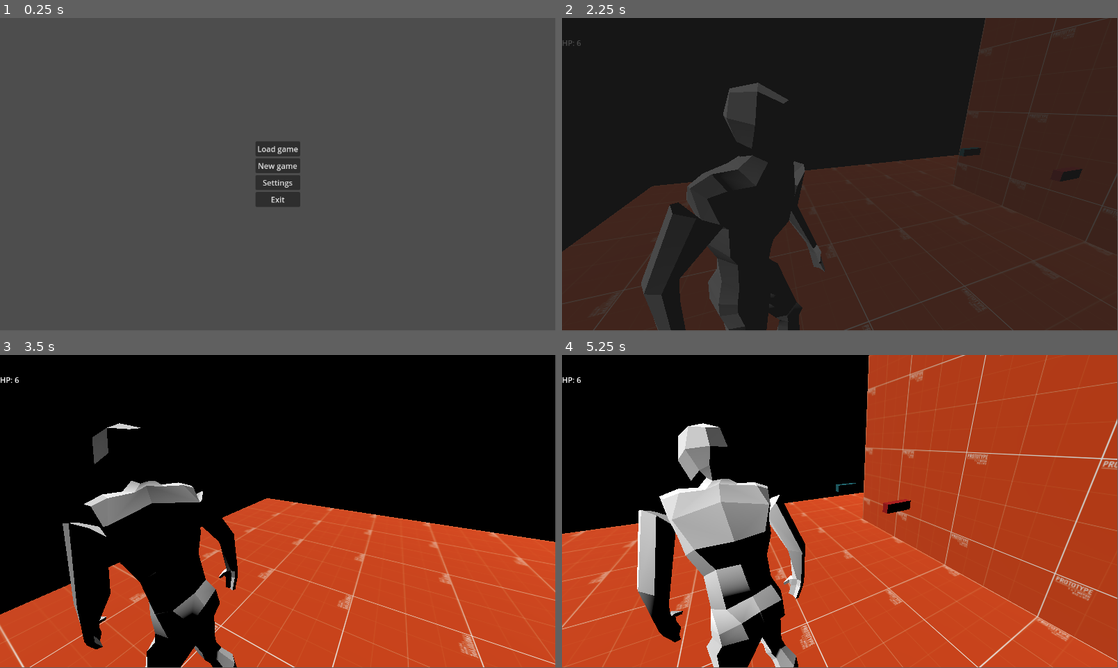
Above: before the commit, frames 1-4 (two rows, left to right).
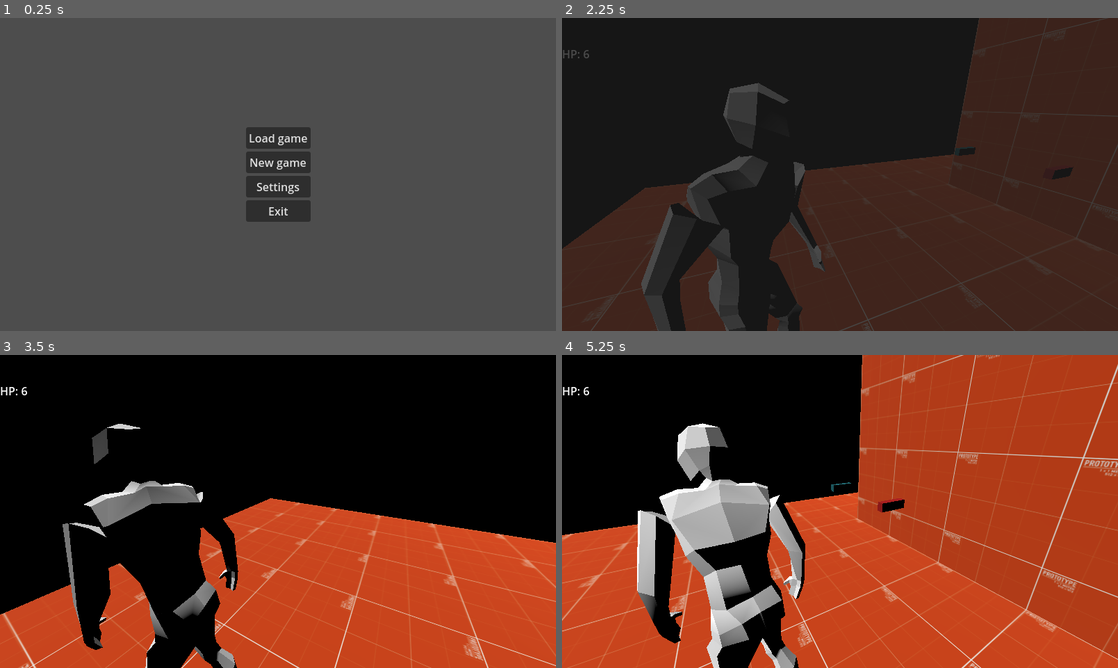
Above: after the commit, the same moments.

Repository: Vosnov/GD_APrototype
Game: Godot game, scene res://Scenes/Menu/main_menu.tscn
Two runs of this game, one before a commit and one after it. Both use one fixed random seed, a clock stepped at 60 frames per second and the inputs below. The engine's default icon, where the game draws it, is replaced by a stand-in: a white triangle on a blue panel in a dark square.
Inputs (mouse positions are in pixels of both pictures, inside the frame that each line leads up to):
- Up to frame 1 (0.25 s): no input
- Up to frame 2 (2.25 s): click "New game" at 0.5 s; click "New game" at 1.25 s; tap Enter at 2 s; move the mouse to (867, 171) at 2.02 s; hold D (right) from 2.03 s (still down); tap S (bottom) at 2.1 s
- Up to frame 3 (3.5 s): tap W (top) at 2.3, 2.85 s; move the mouse to (250, 511) at 2.77 s; release D (right) at 2.78 s; hold A (left) from 2.78 s (still down); tap S (bottom) at 3.05 s
- Up to frame 4 (5.25 s): move the mouse to (851, 505) at 3.52 s; release A (left) at 3.53 s; hold D (right) 3.53-5.03 s; tap E (action) at 3.6 s; tap W (top) at 3.8 s; move the mouse to (834, 514) at 4.27 s; right-click (834, 514) at 4.35 s; tap S (bottom) at 4.55, 5.1 s; move the mouse to (878, 514) at 5.02 s; hold A (left) from 5.03 s (still down)
In our replay, the window is 799x449 before the commit and 800x450 after it. These sizes can differ from the game's own. Grey fills any space a smaller window leaves; there, only what the larger window draws over its background counts as a difference.

The runs differ from the first frame. In frame 1, 2.2% of the frame differs, in the area x 44-56%, y 34-66%; in frame 2, 1.5%; in frame 3, 3.5%; in frame 4, 6.8%, in the area x 0-100%, y 0-100%.

Commit message:
settings ui

Diff:
--- /dev/null
+++ b/Nodes/UI/range_ui.tscn
@@ -0,0 +1,66 @@
+[gd_scene load_steps=2 format=3 uid="uid://do8vqnqm32rj5"]
+
+[sub_resource type="GDScript" id="GDScript_wercy"]
+script/source = "extends HBoxContainer
+
+@export var IS_PERCENT = false
+@export var SETTINGS_SECTION: String
+@export var SETTINGS_KEY: String
+
+@onready var percentage = $Percentage
+@onready var h_slider = $HSlider
+
+func _ready():
+	var config = SettingsSave.get_config()
+	h_slider.value = config.get_value(SETTINGS_SECTION, SETTINGS_KEY, h_slider.value)
+	_on_h_slider_value_changed(h_slider.value)
+
+func reset():
+	_ready()
+
+func _on_h_slider_value_changed(value):
+	Events.settings_change.emit()
+	if SETTINGS_KEY != null && SETTINGS_SECTION != null:
+		var config = SettingsSave.get_config()
+		config.set_value(SETTINGS_SECTION, SETTINGS_KEY, value)
+
+	if IS_PERCENT:
+		percentage.text = str(calc_percent(value), '%')
+	else:
+		percentage.text = str(value)
+
+func calc_percent(value: float):
+	var _range = h_slider.max_value - h_slider.min_value
+	return ceili((value - h_slider.min_value) / _range * 100)
+"
+
+[node name="RangeUI" type="HBoxContainer" groups=["can_reset"]]
+anchors_preset = 15
+anchor_right = 1.0
+anchor_bottom = 1.0
+grow_horizontal = 2
+grow_vertical = 2
+script = SubResource("GDScript_wercy")
+SETTINGS_SECTION = "Control"
+SETTINGS_KEY = "mouse"
+
+[node name="Label" type="Label" parent="."]
+custom_minimum_size = Vector2(80, 0)
+layout_mode = 2
+text = "Master
+"
+horizontal_alignment = 2
+
+[node name="HSlider" type="HSlider" parent="."]
+custom_minimum_size = Vector2(300, 0)
+layout_mode = 2
+size_flags_horizontal = 3
+size_flags_vertical = 4
+
+[node name="Percentage" type="Label" parent="."]
+custom_minimum_size = Vector2(50, 0)
+layout_mode = 2
+text = "0"
+clip_text = true
+
+[connection signal="value_changed" from="HSlider" to="." method="_on_h_slider_value_changed"]
--- /dev/null
+++ b/Nodes/UI/settings_ui.tscn
@@ -0,0 +1,363 @@
+[gd_scene load_steps=8 format=3 uid="uid://cq031hijcq0gv"]
+
+[ext_resource type="PackedScene" uid="uid://n6b5jqbuuxx4" path="res://Nodes/UI/accept_ui.tscn" id="1_57do8"]
+[ext_resource type="PackedScene" uid="uid://do8vqnqm32rj5" path="res://Nodes/UI/range_ui.tscn" id="2_i64sh"]
+[ext_resource type="PackedScene" uid="uid://c35n1fbi4mad4" path="res://Nodes/UI/custom_button_ui.tscn" id="3_sawli"]
+
+[sub_resource type="GDScript" id="GDScript_d4sa8"]
+script/source = "extends Control
+
+@export var ACCEPT_UI: PackedScene
+@export var ACCEPT_SAVE_MESSAGE: String
+@export var ACCPET_DEFAULT_MESSAGE: String
+
+signal on_back()
+
+@onready var accept = $VBoxContainer/HBoxContainer/Accept
+
+func _ready():
+	accept.visible = false
+	Events.settings_change.connect(func(): accept.visible = true)
+
+func _on_accept_button_down():
+	var accept_ui = ACCEPT_UI.instantiate() as AcceptUI
+	accept_ui.MESSAGE = ACCEPT_SAVE_MESSAGE
+	add_child(accept_ui)
+	accept_ui.accept.connect(save)
+
+func _on_back_button_down():
+	on_back.emit()
+
+func _on_by_default_button_down():
+	var accept_ui = ACCEPT_UI.instantiate() as AcceptUI
+	accept_ui.MESSAGE = ACCPET_DEFAULT_MESSAGE
+	add_child(accept_ui)
+	accept_ui.accept.connect(reset_to_default)
+
+func reset_to_default():
+	SettingsSave.save_settings_by_default()
+
+	for node in get_tree().get_nodes_in_group('can_reset'):
+		if node.has_method('reset'):
+			node.call('reset')
+
+	accept.visible = false
+
+func save():
+	SettingsSave.save_settings()
+	accept.visible = false
+"
+
+[sub_resource type="GDScript" id="GDScript_a5ph4"]
+script/source = "extends TabContainer
+
+@export var TAB_TITLES: Array[String] = []
+
+func _ready():
+	if TAB_TITLES.size() != get_tab_count():
+		printerr('Check TAB_TITLES')
+		return
+
+	for index in get_tab_count():
+		set_tab_title(index, TAB_TITLES[index])
+"
+
+[sub_resource type="GDScript" id="GDScript_x6c3u"]
+script/source = "extends VBoxContainer
+
+var langs: Dictionary = {
+	0: {
+		'text': 'Rus',
+		'value': 'ru'
+	},
+	1: {
+		'text': 'Eng',
+		'value': 'en'
+	},
+}
+
+@onready var lang = $HBoxContainer/Lang
+
+func _ready():
+	lang.clear()
+
+	for key in langs:
+		lang.add_item(langs[key].text, key)
+
+	for key in langs:
+		if langs[key].value == TranslationServer.get_locale():
+			lang.selected = key
+			break
+
+func reset():
+	_ready()
+
+func _on_lang_item_selected(index):
+	Events.settings_change.emit()
+	var config = SettingsSave.get_config()
+	config.set_value('Game', 'lang', langs[index].value)
+"
+
+[sub_resource type="GDScript" id="GDScript_ua6l1"]
+script/source = "extends VBoxContainer
+
+@onready var resolution = $Resolution
+@onready var full_screen = $FullScreen
+
+var resolutions: Dictionary = {
+	0: {
+		'text': '1920x1080',
+		'value': Vector2i(1920, 1080)
+	},
+	1: {
+		'text': '1280x720',
+		'value': Vector2i(1280, 720)
+	},
+	2: {
+		'text': '800x600',
+		'value': Vector2i(800, 600)
+	}
+}
+
+func _ready():
+	resolution.clear()
+	for key in resolutions:
+		resolution.add_item(resolutions[key].text, key)
+
+	full_screen.button_pressed = DisplayServer.window_get_mode() == DisplayServer.WINDOW_MODE_FULLSCREEN
+	for key in resolutions:
+		if resolutions[key].value == DisplayServer.window_get_size():
+			resolution.select(key)
+			break
+
+func reset():
+	_ready()
+
+func _on_resolution_item_selected(index):
+	Events.settings_change.emit()
+
+	var value = resolutions[index]
+	var config = SettingsSave.get_config()
+	config.set_value('Graphics', 'resolution', value.get('value'))
+
+func _on_full_screen_toggled(button_pressed):
+	Events.settings_change.emit()
+
+	var config = SettingsSave.get_config()
+	if button_pressed:
+		config.set_value('Graphics', 'fullscreen', DisplayServer.WINDOW_MODE_FULLSCREEN)
+	else:
+		config.set_value('Graphics', 'fullscreen', DisplayServer.WINDOW_MODE_WINDOWED)
+"
+
+[node name="SettingsUI" type="Control"]
+layout_mode = 3
+anchors_preset = 15
+anchor_right = 1.0
+anchor_bottom = 1.0
+grow_horizontal = 2
+grow_vertical = 2
+script = SubResource("GDScript_d4sa8")
+ACCEPT_UI = ExtResource("1_57do8")
+ACCEPT_SAVE_MESSAGE = "Save settings?"
+ACCPET_DEFAULT_MESSAGE = "All settings set by default"
+
+[node name="VBoxContainer" type="VBoxContainer" parent="."]
+layout_mode = 1
+anchors_preset = 15
+anchor_right = 1.0
+anchor_bottom = 1.0
+grow_horizontal = 2
+grow_vertical = 2
+
+[node name="TabContainer" type="TabContainer" parent="VBoxContainer"]
+custom_minimum_size = Vector2(0, 100)
+layout_mode = 2
+size_flags_vertical = 3
+tab_alignment = 1
+script = SubResource("GDScript_a5ph4")
+TAB_TITLES = Array[String](["game", "control", "audio", "display"])
+
+[node name="Game" type="Control" parent="VBoxContainer/TabContainer"]
+layout_mode = 2
+
+[node name="VBoxContainer" type="VBoxContainer" parent="VBoxContainer/TabContainer/Game" groups=["can_reset"]]
+layout_mode = 1
+anchors_preset = 8
+anchor_left = 0.5
+anchor_top = 0.5
+anchor_right = 0.5
+anchor_bottom = 0.5
+offset_left = -20.0
+offset_top = -20.0
+offset_right = 20.0
+offset_bottom = 20.0
+grow_horizontal = 2
+grow_vertical = 2
+script = SubResource("GDScript_x6c3u")
+
+[node name="HBoxContainer" type="HBoxContainer" parent="VBoxContainer/TabContainer/Game/VBoxContainer"]
+layout_mode = 2
+
+[node name="Label" type="Label" parent="VBoxContainer/TabContainer/Game/VBoxContainer/HBoxContainer"]
+layout_mode = 2
+text = "Language"
+
+[node name="Lang" type="OptionButton" parent="VBoxContainer/TabContainer/Game/VBoxContainer/HBoxContainer"]
+layout_mode = 2
+item_count = 2
+selected = 0
+popup/item_0/text = "Rus"
+popup/item_0/id = 0
+popup/item_1/text = "Eng"
+popup/item_1/id = 1
+
+[node name="Control" type="Control" parent="VBoxContainer/TabContainer"]
+visible = false
+layout_mode = 2
+
+[node name="RangeUI" parent="VBoxContainer/TabContainer/Control" instance=ExtResource("2_i64sh")]
+layout_mode = 1
+anchors_preset = 8
+anchor_left = 0.5
+anchor_top = 0.5
+anchor_right = 0.5
+anchor_bottom = 0.5
+offset_left = -179.0
+offset_top = -13.0
+offset_right = 179.0
+offset_bottom = 13.0
+
+[node name="Label" parent="VBoxContainer/TabContainer/Control/RangeUI" index="0"]
+text = "Mouse
+"
+
+[node name="HSlider" parent="VBoxContainer/TabContainer/Control/RangeUI" index="1"]
+min_value = 0.01
+max_value = 4.0
+step = 0.01
+value = 1.0
+
+[node name="Audio" type="Control" parent="VBoxContainer/TabContainer"]
+visible = false
+layout_mode = 2
+
+[node name="VBoxContainer" type="VBoxContainer" parent="VBoxContainer/TabContainer/Audio"]
+layout_mode = 1
+anchors_preset = 8
+anchor_left = 0.5
+anchor_top = 0.5
+anchor_right = 0.5
+anchor_bottom = 0.5
+offset_left = -20.0
+offset_top = -20.0
+offset_right = 20.0
+offset_bottom = 20.0
+grow_horizontal = 2
+grow_vertical = 2
+
+[node name="RangeUI" parent="VBoxContainer/TabContainer/Audio/VBoxContainer" instance=ExtResource("2_i64sh")]
+layout_mode = 2
+IS_PERCENT = true
+SETTINGS_SECTION = "Audio"
+SETTINGS_KEY = "0"
+
+[node name="HSlider" parent="VBoxContainer/TabContainer/Audio/VBoxContainer/RangeUI" index="1"]
+min_value = -30.0
+max_value = 10.0
+
+[node name="RangeUI2" parent="VBoxContainer/TabContainer/Audio/VBoxContainer" instance=ExtResource("2_i64sh")]
+layout_mode = 2
+IS_PERCENT = true
+SETTINGS_SECTION = "Audio"
+SETTINGS_KEY = "1"
+
+[node name="Label" parent="VBoxContainer/TabContainer/Audio/VBoxContainer/RangeUI2" index="0"]
+text = "Music
+"
+
+[node name="HSlider" parent="VBoxContainer/TabContainer/Audio/VBoxContainer/RangeUI2" index="1"]
+min_value = -30.0
+max_value = 10.0
+
+[node name="RangeUI3" parent="VBoxContainer/TabContainer/Audio/VBoxContainer" instance=ExtResource("2_i64sh")]
+layout_mode = 2
+IS_PERCENT = true
+SETTINGS_SECTION = "Audio"
+SETTINGS_KEY = "2"
+
+[node name="Label" parent="VBoxContainer/TabContainer/Audio/VBoxContainer/RangeUI3" index="0"]
+text = "FX
+"
+
+[node name="HSlider" parent="VBoxContainer/TabContainer/Audio/VBoxContainer/RangeUI3" index="1"]
+min_value = -30.0
+max_value = 10.0
+
+[node name="RangeUI4" parent="VBoxContainer/TabContainer/Audio/VBoxContainer" instance=ExtResource("2_i64sh")]
+layout_mode = 2
+IS_PERCENT = true
+SETTINGS_SECTION = "Audio"
+SETTINGS_KEY = "3"
+
+[node name="Label" parent="VBoxContainer/TabContainer/Audio/VBoxContainer/RangeUI4" index="0"]
+text = "UI"
+
+[node name="HSlider" parent="VBoxContainer/TabContainer/Audio/VBoxContainer/RangeUI4" index="1"]
+min_value = -30.0
+max_value = 10.0
+
+[node name="Display" type="Control" parent="VBoxContainer/TabContainer"]
+visible = false
+layout_mode = 2
+
+[node name="VBoxContainer" type="VBoxContainer" parent="VBoxContainer/TabContainer/Display" groups=["can_reset"]]
+layout_mode = 1
+anchors_preset = 8
+anchor_left = 0.5
+anchor_top = 0.5
+anchor_right = 0.5
+anchor_bottom = 0.5
+offset_left = -62.5
+offset_top = -50.5
+offset_right = 62.5
+offset_bottom = 50.5
+grow_horizontal = 2
+grow_vertical = 2
+script = SubResource("GDScript_ua6l1")
+
+[node name="Resolution" type="OptionButton" parent="VBoxContainer/TabContainer/Display/VBoxContainer"]
+layout_mode = 2
+
+[node name="FullScreen" type="CheckBox" parent="VBoxContainer/TabContainer/Display/VBoxContainer"]
+layout_mode = 2
+text = "FullScreen"
+
+[node name="HBoxContainer" type="HBoxContainer" parent="VBoxContainer"]
+layout_mode = 2
+size_flags_horizontal = 4
+
+[node name="Accept" parent="VBoxContainer/HBoxContainer" instance=ExtResource("3_sawli")]
+layout_mode = 2
+text = "Accept"
+
+[node name="ByDefault" parent="VBoxContainer/HBoxContainer" instance=ExtResource("3_sawli")]
+layout_mode = 2
+text = "By default"
+
+[node name="Back" parent="VBoxContainer/HBoxContainer" instance=ExtResource("3_sawli")]
+layout_mode = 2
+text = "Back"
+
+[connection signal="item_selected" from="VBoxContainer/TabContainer/Game/VBoxContainer/HBoxContainer/Lang" to="VBoxContainer/TabContainer/Game/VBoxContainer" method="_on_lang_item_selected"]
+[connection signal="item_selected" from="VBoxContainer/TabContainer/Display/VBoxContainer/Resolution" to="VBoxContainer/TabContainer/Display/VBoxContainer" method="_on_resolution_item_selected"]
+[connection signal="toggled" from="VBoxContainer/TabContainer/Display/VBoxContainer/FullScreen" to="VBoxContainer/TabContainer/Display/VBoxContainer" method="_on_full_screen_toggled"]
+[connection signal="button_down" from="VBoxContainer/HBoxContainer/Accept" to="." method="_on_accept_button_down"]
+[connection signal="button_down" from="VBoxContainer/HBoxContainer/ByDefault" to="." method="_on_by_default_button_down"]
+[connection signal="button_down" from="VBoxContainer/HBoxContainer/Back" to="." method="_on_back_button_down"]
+
+[editable path="VBoxContainer/TabContainer/Control/RangeUI"]
+[editable path="VBoxContainer/TabContainer/Audio/VBoxContainer/RangeUI"]
+[editable path="VBoxContainer/TabContainer/Audio/VBoxContainer/RangeUI2"]
+[editable path="VBoxContainer/TabContainer/Audio/VBoxContainer/RangeUI3"]
+[editable path="VBoxContainer/TabContainer/Audio/VBoxContainer/RangeUI4"]
--- a/Scenes/Menu/main_menu.tscn
+++ b/Scenes/Menu/main_menu.tscn
@@ -7,6 +7,7 @@
 
 @export_file(\"*.tscn\") var LOAD_SAVE_MENU
 @export_file(\"*.tscn\") var START_LEVEL
+@export_file(\"*.tscn\") var SETTINGS_MENU
 
 @onready var continue_btn = $Continue
 
@@ -41,6 +42,9 @@
 func _on_continue_button_down():
 	GameSave.load_save(save_index)
 	SceneTransition.change_scene(last_save_data.level_path)
+
+func _on_settings_button_down():
+	SceneTransition.change_scene(SETTINGS_MENU)
 "
 
 [node name="MainMenu" type="Node2D"]
@@ -71,6 +75,7 @@
 script = SubResource("GDScript_ctj8m")
 LOAD_SAVE_MENU = "res://Scenes/Menu/load_save_menu.tscn"
 START_LEVEL = "res://Scenes/test_scene.tscn"
+SETTINGS_MENU = "res://Scenes/Menu/settings_menu.tscn"
 
 [node name="Continue" parent="CanvasLayer/Control/VBoxContainer" instance=ExtResource("1_eayua")]
 layout_mode = 2
@@ -95,4 +100,5 @@
 [connection signal="button_down" from="CanvasLayer/Control/VBoxContainer/Continue" to="CanvasLayer/Control/VBoxContainer" method="_on_continue_button_down"]
 [connection signal="button_down" from="CanvasLayer/Control/VBoxContainer/Load" to="CanvasLayer/Control/VBoxContainer" method="_on_load_button_down"]
 [connection signal="button_down" from="CanvasLayer/Control/VBoxContainer/New" to="CanvasLayer/Control/VBoxContainer" method="_on_new_button_down"]
+[connection signal="button_down" from="CanvasLayer/Control/VBoxContainer/Settings" to="CanvasLayer/Control/VBoxContainer" method="_on_settings_button_down"]
 [connection signal="button_down" from="CanvasLayer/Control/VBoxContainer/Quit" to="CanvasLayer/Control/VBoxContainer" method="_on_quit_button_down"]
--- /dev/null
+++ b/Scenes/Menu/settings_menu.tscn
@@ -0,0 +1,22 @@
+[gd_scene load_steps=3 format=3 uid="uid://hybypu0r63r5"]
+
+[ext_resource type="PackedScene" uid="uid://cq031hijcq0gv" path="res://Nodes/UI/settings_ui.tscn" id="1_s71qt"]
+
+[sub_resource type="GDScript" id="GDScript_k118r"]
+script/source = "extends Node2D
+
+@export_file(\"*.tscn\") var MAIN_MENU
+
+func _on_settings_ui_on_back():
+	SceneTransition.change_scene(MAIN_MENU)
+"
+
+[node name="SettingsMenu" type="Node2D"]
+script = SubResource("GDScript_k118r")
+MAIN_MENU = "res://Scenes/Menu/main_menu.tscn"
+
+[node name="CanvasLayer" type="CanvasLayer" parent="."]
+
+[node name="SettingsUI" parent="CanvasLayer" instance=ExtResource("1_s71qt")]
+
+[connection signal="on_back" from="CanvasLayer/SettingsUI" to="." method="_on_settings_ui_on_back"]
--- a/Scripts/Global/events.gd
+++ b/Scripts/Global/events.gd
@@ -19,3 +19,5 @@
 signal item_pick_up(slot_data: SlotData, body: Node3D)
 signal inventory_remove_item(item: ItemData)
 signal inventory_update()
+#Settings
+signal settings_change()
--- a/Scripts/Global/global_variables.gd
+++ b/Scripts/Global/global_variables.gd
@@ -1,6 +1,6 @@
 extends Node
 
-#save var
+#Saved variables
 var no_spawn_items: Array[String] = []
 var no_spawn_enemys: Array[String] = []
 var player_spawn_data: Dictionary = {}
@@ -14,6 +14,8 @@
 var player_target_is_full = false
 var should_spawn_on_player_transform = false
 var door_prev_scene = ''
+#Settings
+var setting_mouse = 1.0
 
 const save_count = 4
 
--- /dev/null
+++ b/Scripts/Global/settings_save.gd
@@ -0,0 +1,63 @@
+extends Node
+
+var path = 'user://settings.cfg'
+var config = ConfigFile.new()
+var default_config = ConfigFile.new()
+
+func _ready():
+	set_default_config()
+	load_settings()
+
+func get_config() -> ConfigFile:
+	return config
+
+func load_settings():
+	var err = config.load(path)
+
+	if err != OK:
+		config.parse(default_config.encode_to_text())
+	load_all_settings()
+
+func set_default_config():
+	#Audio
+	for bus_index in AudioServer.bus_count:
+		default_config.set_value('Audio', str(bus_index), AudioServer.get_bus_volume_db(bus_index))
+	#Graphics
+	default_config.set_value('Graphics', 'fullscreen', DisplayServer.window_get_mode())
+	default_config.set_value('Graphics', 'resolution', DisplayServer.window_get_size())
+	#Control
+	default_config.set_value('Control', 'mouse', 1.0)
+	#Game
+	default_config.set_value('Game', 'lang', OS.get_locale_language())
+
+func save_settings_by_default():
+	config.parse(default_config.encode_to_text())
+
+	config.save(path)
+	load_all_settings()
+
+func save_settings():
+	config.save(path)
+	load_all_settings()
+
+func load_all_settings():
+	load_audio_settings()
+	load_graphics_settings()
+	load_control_settings()
+	load_game_settings()
+
+func load_audio_settings():
+	for bus_index in AudioServer.bus_count:
+		AudioServer.set_bus_volume_db(bus_index, config.get_value('Audio', str(bus_index)))
+
+func load_graphics_settings():
+	DisplayServer.window_set_mode(config.get_value('Graphics', 'fullscreen'))
+
+	get_tree().root.content_scale_size = config.get_value('Graphics', 'resolution')
+	DisplayServer.window_set_size(config.get_value('Graphics', 'resolution'))
+
+func load_control_settings():
+	GlobalVariables.setting_mouse = config.get_value('Control', 'mouse')
+
+func load_game_settings():
+	TranslationServer.set_locale(config.get_value('Game', 'lang'))
--- a/Scripts/Player/main_camera.gd
+++ b/Scripts/Player/main_camera.gd
@@ -1,11 +1,13 @@
 extends Node3D
 
-@export var ROTATE_SPEED = 0.6
 @export var TARGET: Node3D
 
 @onready var camera_3d = $SpringArm3D/Camera3D
 
+var screen_dpi = 100
+
 func _ready():
+	screen_dpi = DisplayServer.screen_get_dpi()
 	global_rotation.y = TARGET.global_rotation.y
 
 func _physics_process(_delta):
@@ -16,4 +18,5 @@
 
 func _input(event):
 	if event is InputEventMouseMotion:
-		quaternion *= Quaternion(Vector3.UP, -deg_to_rad(event.relative.x) * ROTATE_SPEED)
+		var value = event.relative.x / screen_dpi * GlobalVariables.setting_mouse
+		quaternion *= Quaternion(Vector3.UP, -value)
--- a/project.godot
+++ b/project.godot
@@ -23,6 +23,14 @@
 GlobalVariables="*res://Scripts/Global/global_variables.gd"
 GameSave="*res://Nodes/Global/game_save.tscn"
 GlobalSound="*res://Nodes/Global/global_sound.tscn"
+SettingsSave="*res://Scripts/Global/settings_save.gd"
+
+[display]
+
+window/size/viewport_width=1280
+window/size/viewport_height=720
+window/stretch/mode="viewport"
+window/stretch/aspect="ignore"
 
 [input]
 
Not shown, changed: SFX/Enemy/EnemyAttack2.mp3.import
